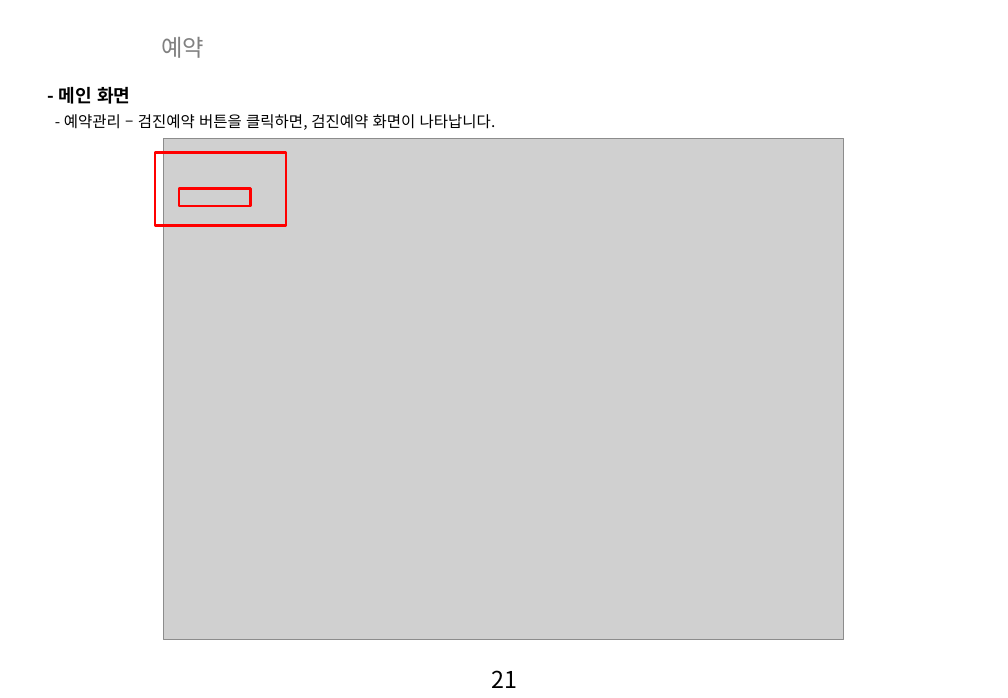
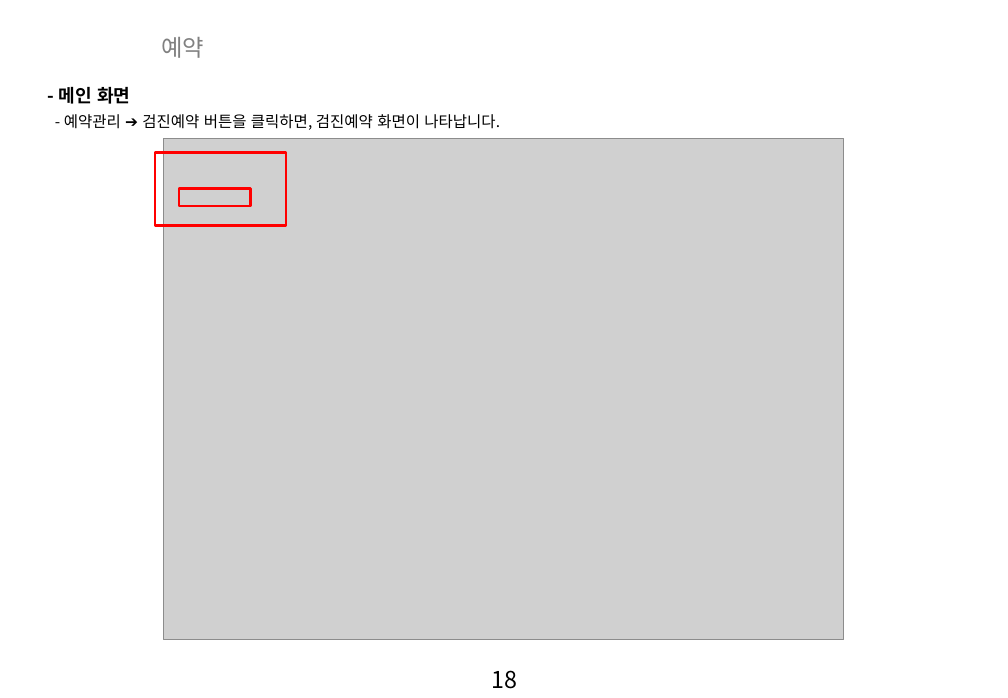
Before and after one commit to zooxop/ailiss_manual, a slide deck: slide 19 of manual/앨리스_매뉴얼_작업중.pptx (slide 22 before the commit). Drawn at 1008x698 pixels with LibreOffice and Linux fonts; fonts in the diff are those of the drawing; grey boxes stand for pictures; background and template pictures are left out. Boxes give left, top, right and bottom in pixels: in the first picture for what was removed or moved away, otherwise in the second. Text is boxed around its words. In the diff, an @@ line names an element or a change of style, - is before the commit and + after.

```diff
--- a/manual/앨리스_매뉴얼_작업중.pptx
+++ b/manual/앨리스_매뉴얼_작업중.pptx
@@ text at [64,114,500,129]: text changed @@
-- 예약관리 – 검진예약 버튼을 클릭하면, 검진예약 화면이 나타납니다.
+- 예약관리 ➔ 검진예약 버튼을 클릭하면, 검진예약 화면이 나타납니다.
@@ page number at [491,670,517,689]: text changed @@
-21
+18
```
Also in this commit, not shown: 2 other slides changed, 4 slides added.
